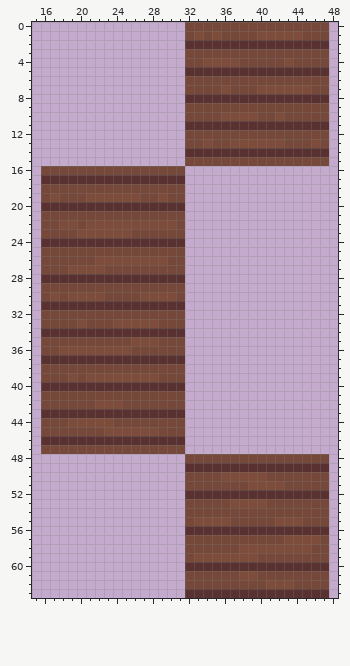
Edited in one commit: pixel-art sprite (Resources/Textures/_CP14/Structures/Walls/wood_full.rsi/wood7.png). Above: the version before the commit.
The file is 64x64 pixels. Shown: x 15..48, y 0..63.
Now the later version:
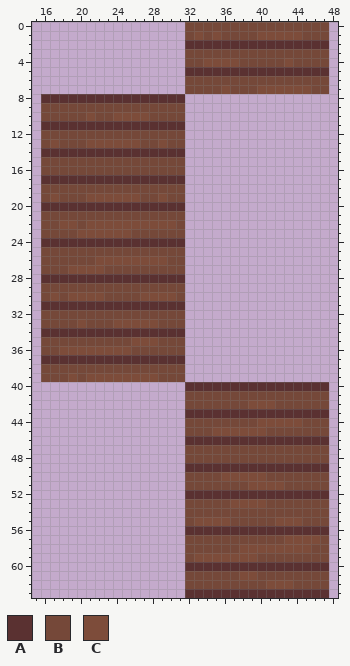
Palette (. is transparent): A #5a3131  B #754839  C #7d4c3a
From old to new:
y 8: x 16..47 ................AAAAAAAAAAAAAAAA -> AAAAAAAAAAAAAAAA................
y 9: x 16..47 ................BBBBBBBBBBBBBBBB -> BBBBBBBBBBBBBBBB................
y 10: x 16..47 ................BBBBCCCCBBCBBBBB -> BBBBBCBBCCCCBBBB................
y 11: x 16..47 ................AAAAAAAAAAAAAAAA -> AAAAAAAAAAAAAAAA................
y 12: x 16..47 ................BBBBBBBBBBBBBBBB -> BBBBBBBBBBBBBBBB................
y 13: x 16..47 ................BBCBBCCCCCCBBBCB -> BCBBBCCCCCCBBCBB................
y 14: x 16..47 ................AAAAAAAAAAAAAAAA -> AAAAAAAAAAAAAAAA................
y 15: x 16..47 ................BBBBBBBBBBBBBBBB -> BBBBBBBBBBBBBBBB................
y 40: x 16..47 AAAAAAAAAAAAAAAA................ -> ................AAAAAAAAAAAAAAAA
y 41: x 16..47 BBBBBBBBBBBBBBBB................ -> ................BBBBBBBBBBBBBBBB
y 42: x 16..47 BBBBBBCCCBBBBBBB................ -> ................BBBBBBBCCCBBBBBB
y 43: x 16..47 AAAAAAAAAAAAAAAA................ -> ................AAAAAAAAAAAAAAAA
y 44: x 16..47 BBBCCCCCBBBBBBBB................ -> ................BBBBBBBBCCCCCBBB
y 45: x 16..47 BBBBBBBCCCCCCBBB................ -> ................BBBCCCCCCBBBBBBB
y 46: x 16..47 AAAAAAAAAAAAAAAA................ -> ................AAAAAAAAAAAAAAAA
y 47: x 16..47 BBBBBBBBBBBBBBBB................ -> ................BBBBBBBBBBBBBBBB
Changed places in both pictures, as pixel boxes (x1, y1, x2, y2):
changed: (41, 94, 329, 166)
changed: (41, 382, 329, 454)
